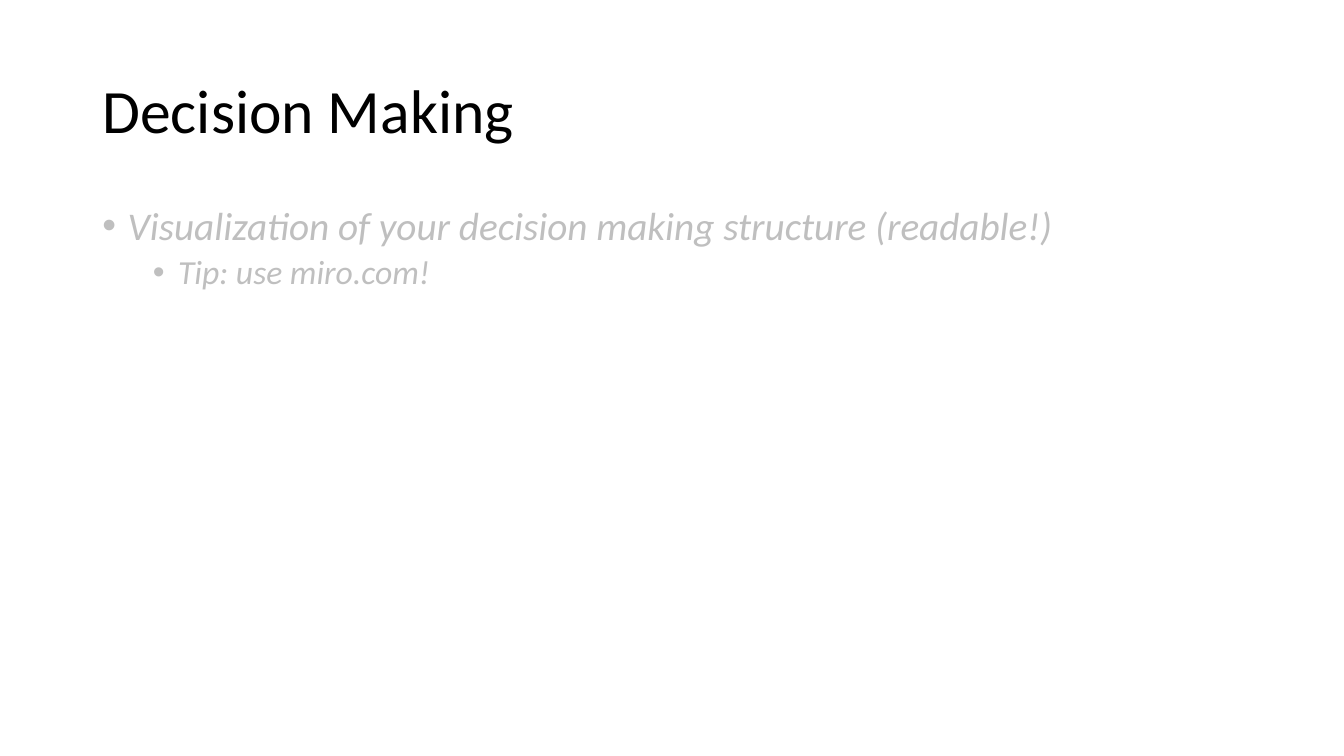
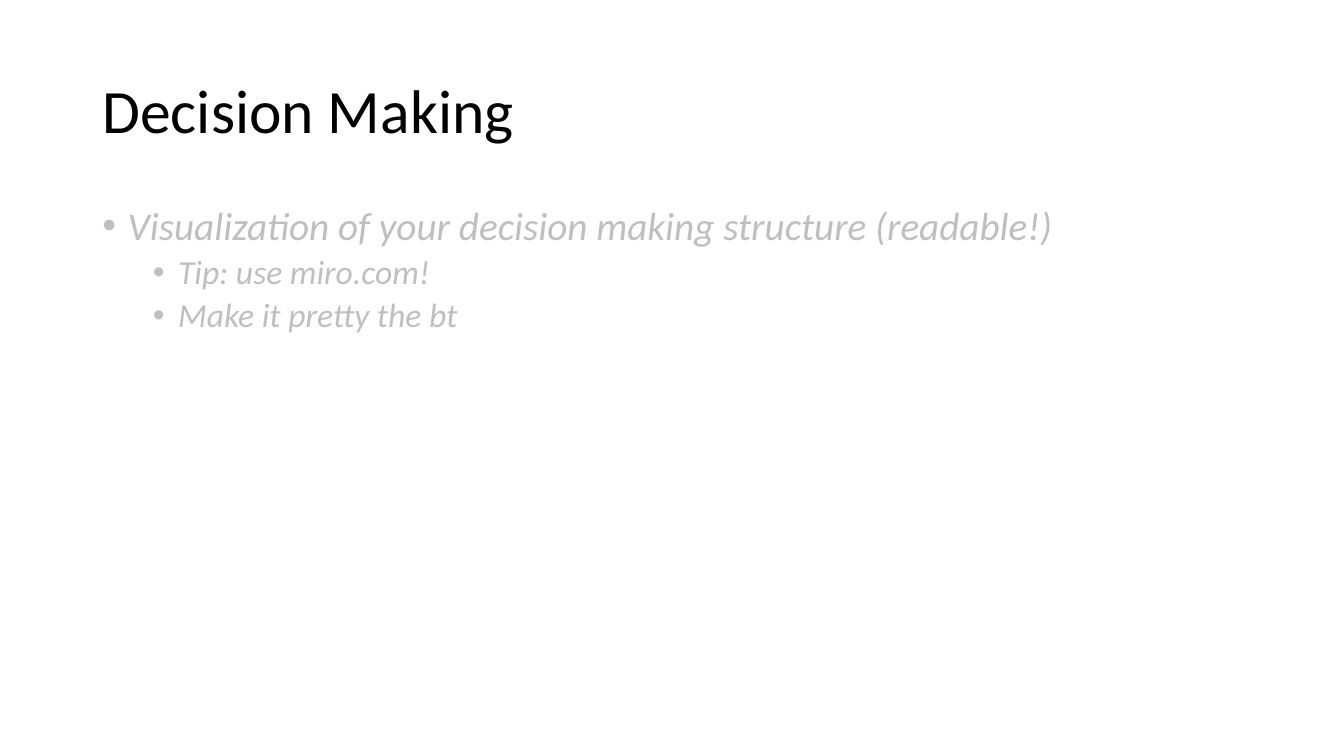
Before and after one commit to DAE-GD-2025-2026/gameai-zombie-AnaPaolielloDeLucenaCarvalho, a slide deck: slide 2 of GPP_ZombieAI_LastNameFirstName_2DAEXX.pptx. Drawn at 1344x756 pixels with LibreOffice and Linux fonts; fonts in the diff are those of the drawing. Boxes give left, top, right and bottom in pixels: in the first picture for what was removed or moved away, otherwise in the second. Text is boxed around its words. In the diff, an @@ line names an element or a change of style, - is before the commit and + after.

```diff
--- a/GPP_ZombieAI_LastNameFirstName_2DAEXX.pptx
+++ b/GPP_ZombieAI_LastNameFirstName_2DAEXX.pptx
@@ text at [178, 304, 457, 332]: paragraph added @@
+  • Make it pretty the bt
```
Also in this commit, not shown: 2 other slides changed, 5 other files.
